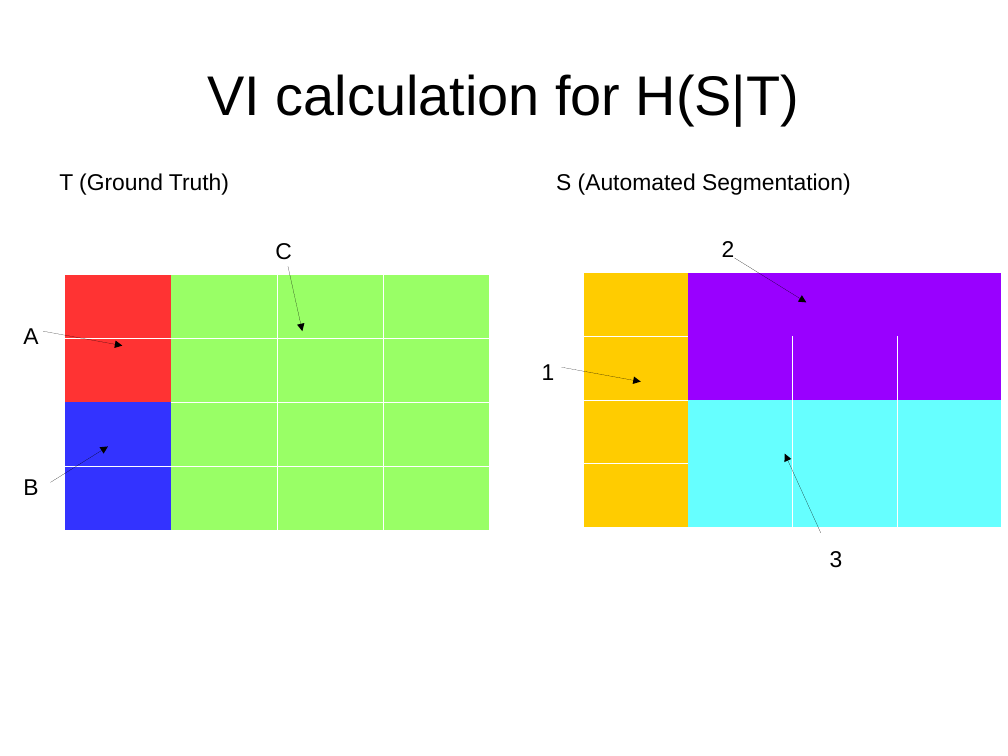
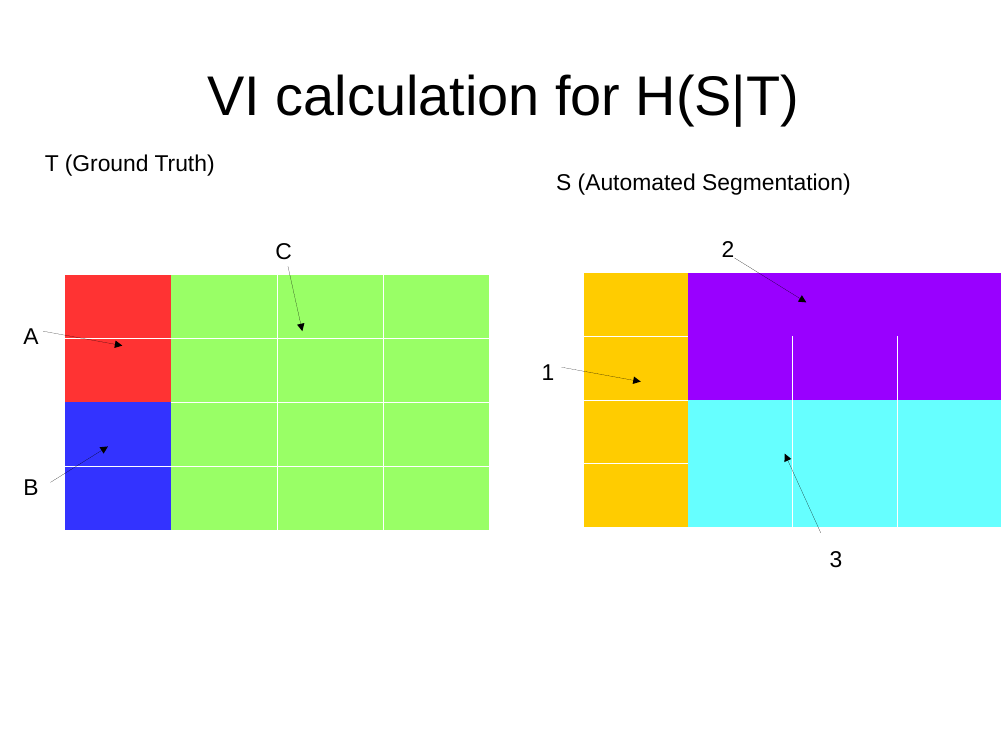
Before and after one commit to JohnnyTeutonic/view_all, a slide deck: slide 12 of Segmentation_Presentation.odp. Drawn at 1008x756 pixels with LibreOffice and Linux fonts; fonts in the diff are those of the drawing. Boxes give left, top, right and bottom in pixels: in the first picture for what was removed or moved away, otherwise in the second. Text is boxed around its words. In the diff, an @@ line names an element or a change of style, - is before the commit and + after.

```diff
--- a/Segmentation_Presentation.odp
+++ b/Segmentation_Presentation.odp
@@ text "T (Ground Truth)" moved from (x1=59, y1=173, x2=229, y2=195) to (x1=45, y1=154, x2=215, y2=176) @@
```
Also in this commit, not shown: 8 other slides changed, 2 slides added.
